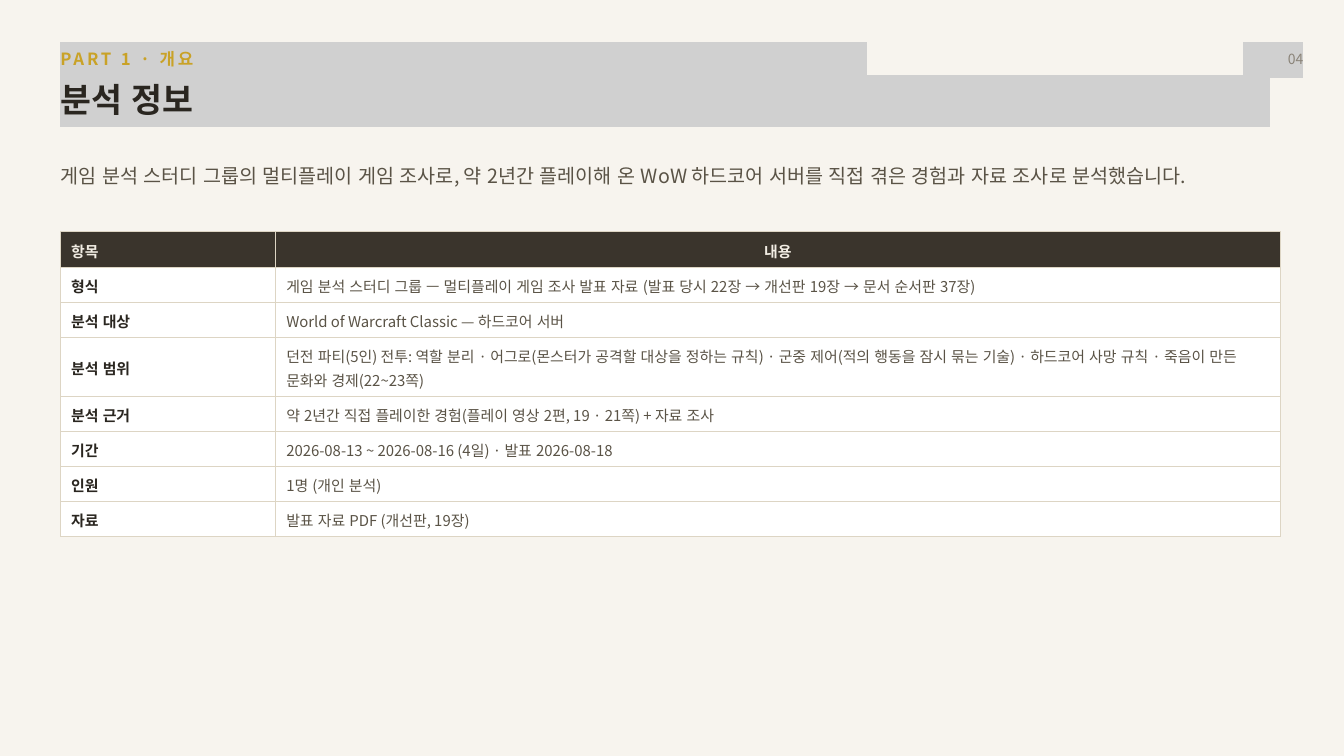
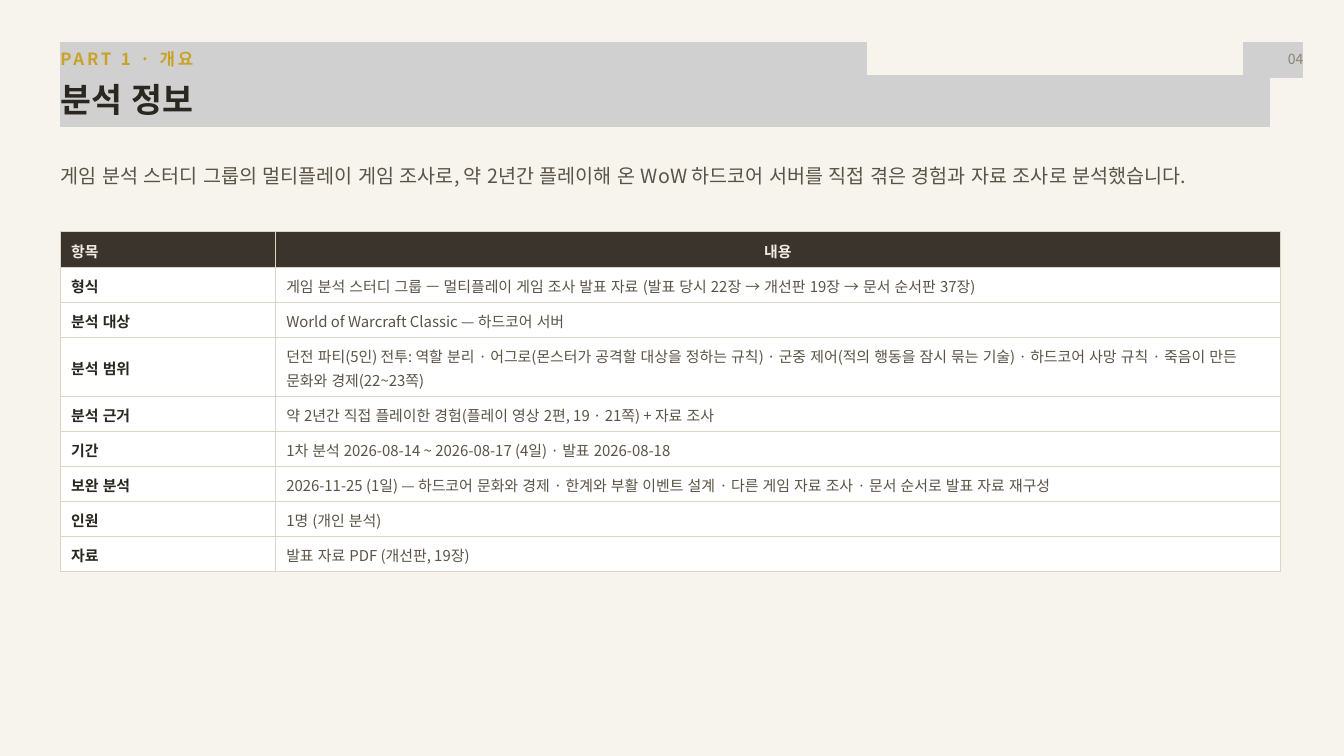
Before and after one commit to pinkshield/portfolio, a slide deck: slide 4 of src/5-wow-hardcore-analysis/Present File/WoW_클래식_하드코어_전투시스템_분석_문서순서.pptx. Drawn at 1344x756 pixels with LibreOffice and Linux fonts; fonts in the diff are those of the drawing; grey boxes stand for pictures. Boxes give left, top, right and bottom in pixels: in the first picture for what was removed or moved away, otherwise in the second. Text is boxed around its words. In the diff, an @@ line names an element or a change of style, - is before the commit and + after.

```diff
--- a/src/5-wow-hardcore-analysis/Present File/WoW_클래식_하드코어_전투시스템_분석_문서순서.pptx
+++ b/src/5-wow-hardcore-analysis/Present File/WoW_클래식_하드코어_전투시스템_분석_문서순서.pptx
@@ table at box(60, 232, 1280, 568) @@
-row 6: 기간 | 2026-08-13 ~ 2026-08-16 (4일) · 발표 2026-08-18
+row 6: 기간 | 1차 분석 2026-08-14 ~ 2026-08-17 (4일) · 발표 2026-08-18
+row 7: 보완 분석 | 2026-11-25 (1일) — 하드코어 문화와 경제 · 한계와 부활 이벤트 설계 · 다른 게임 자료 조사 · 문서 순서로 발표 자료 재구성
```
Also in this commit, not shown: 1 other slide changed, 2 other files.
